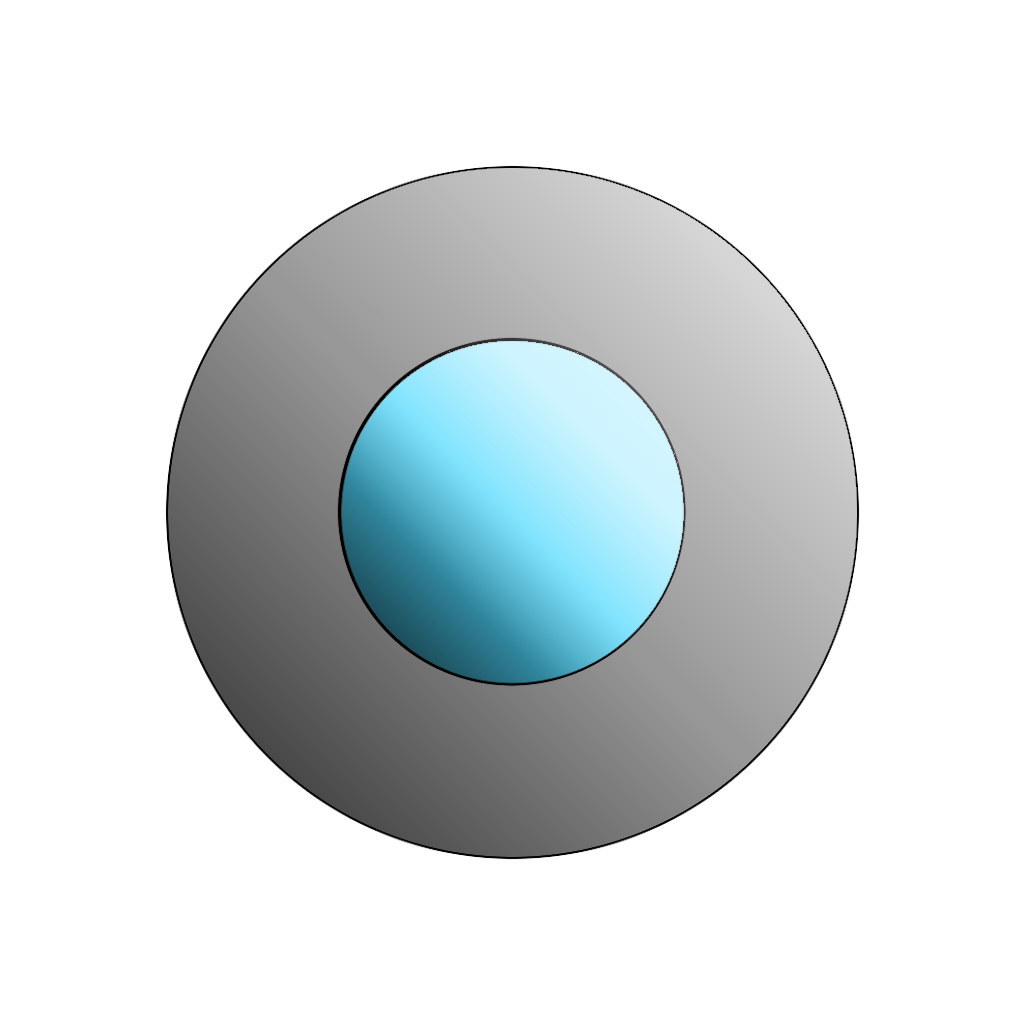
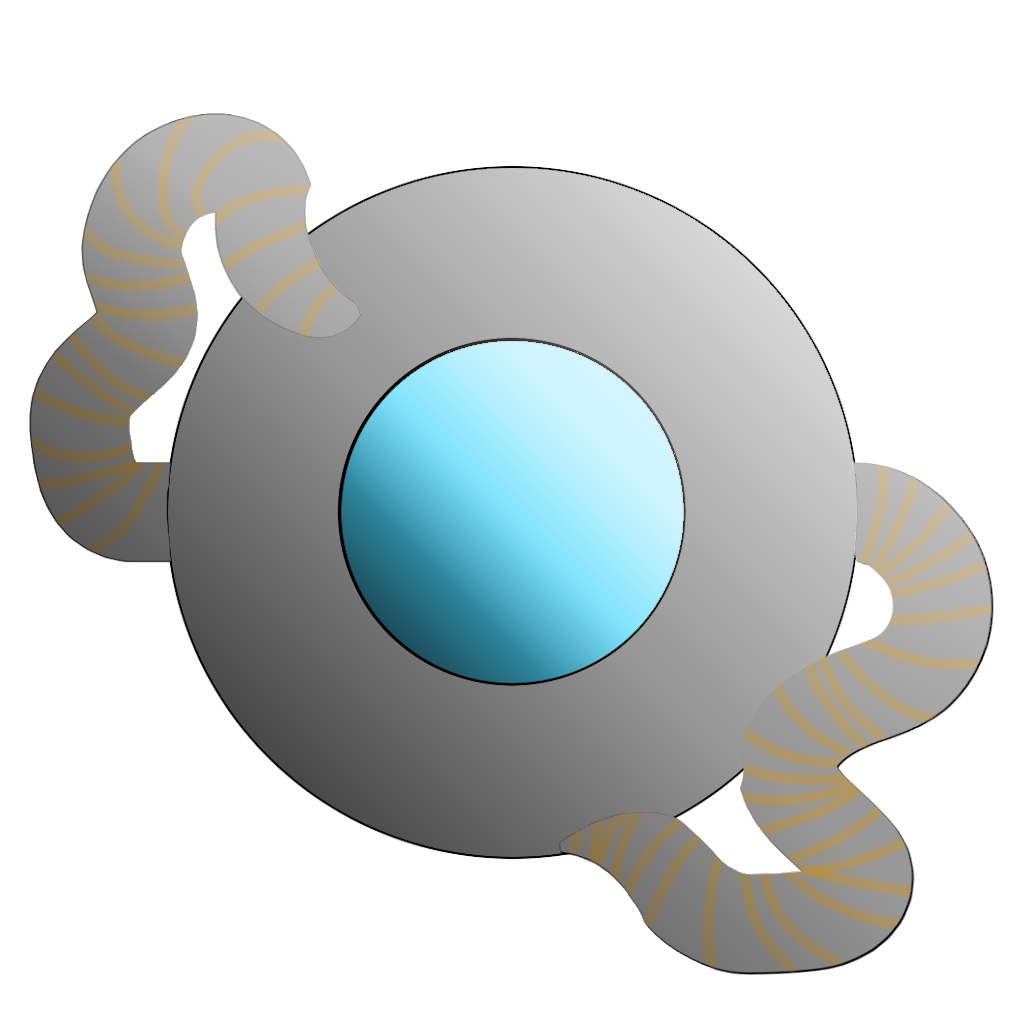
The second w=1024, h=1024 image is a revision of the first. Changes to its layers:
added layer "Layer #2" (49%) above "Layer #3" over (73, 114, 992, 784)
added layer "Layer #3" (49%) above "Layer #5" over (30, 140, 907, 973)
added layer "Layer #5" above "Layer #4" over (30, 115, 992, 973)
added layer "Layer #4" above "Layer #1" over (30, 114, 992, 973)
added layer "Layer #1" above "Background copy #3" over (29, 113, 994, 975)
